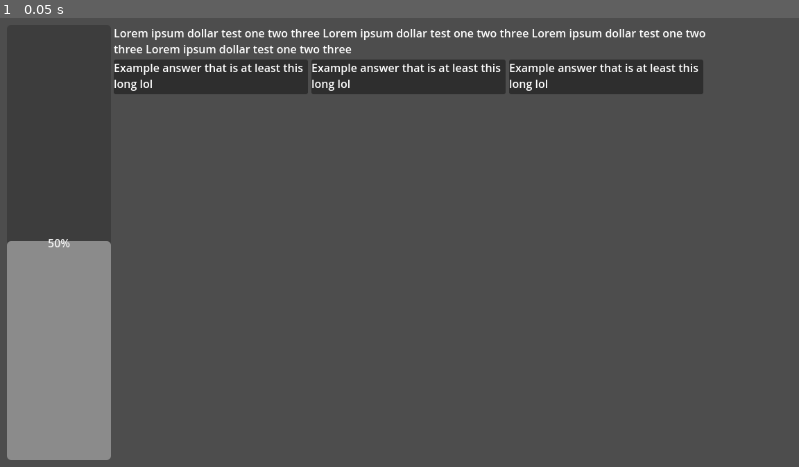
Above: before the commit, frame 1.
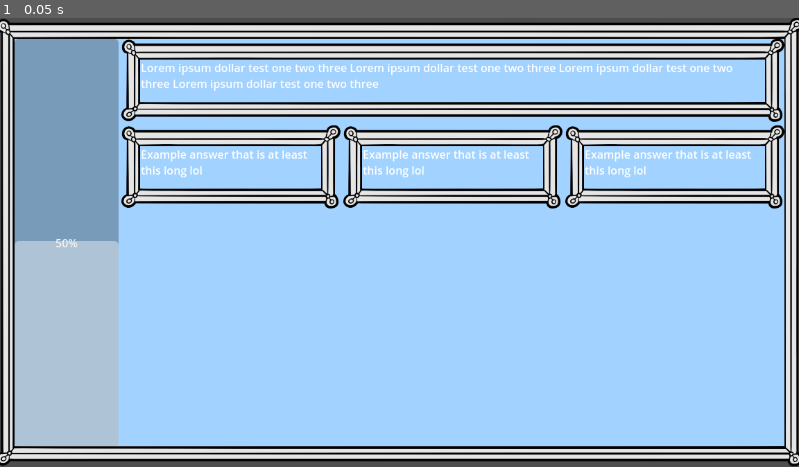
Above: after the commit, the same moment.

Repository: MayerDaniel/ggj2025_bubble_soiree
Game: Godot game, scene res://Scenes/PartyScreen/PartyScreen.tscn
The game is run twice, just before and just after one commit, with the same random seed, the same clock (stepped at 60 frames per second) and the same inputs. The project has no main scene, so this scene is started directly.
Inputs:
- Up to frame 1 (0.05 s): no input

The runs differ from the first frame. In frame 1, 95% of the frame differs, in the area x 0-100%, y 0-100%.

Commit message:
added nineslice borders and backgrounds to text boxes
All text boxes currently have the same NinePatchRect(Godot nine slice) and background texture.
TODO: swap out textures for nine slice borders and adjust margins accordingly
TODO: change backgrounds
TODO: apply passive scrolling to each text box so they automatically cycle through contents

Diff:
--- a/bubbly!/Scenes/PartyScreen/PartyScreen.tscn
+++ b/bubbly!/Scenes/PartyScreen/PartyScreen.tscn
@@ -1,7 +1,11 @@
-[gd_scene load_steps=3 format=3 uid="uid://bj0wkw86tqi2k"]
+[gd_scene load_steps=6 format=3 uid="uid://bj0wkw86tqi2k"]
 
 [ext_resource type="Script" path="res://Scenes/PartyScreen/party_screen.gd" id="1_a2gm7"]
 [ext_resource type="PackedScene" uid="uid://dnx7qe6xyj6yb" path="res://Scenes/PartyScreen/prompt_and_answers.tscn" id="1_nx1ya"]
+[ext_resource type="Texture2D" uid="uid://c1qkxjrq47pex" path="res://Resources/Images/GGJ25_BGColor.png" id="2_3twpt"]
+[ext_resource type="Texture2D" uid="uid://bq4cl1p3qncy7" path="res://Resources/Images/GGJ25_Frame.png" id="2_ms2ep"]
+
+[sub_resource type="StyleBoxEmpty" id="StyleBoxEmpty_e63nl"]
 
 [node name="PartyScreen" type="Control"]
 layout_mode = 3
@@ -12,39 +16,51 @@
 grow_vertical = 2
 script = ExtResource("1_a2gm7")
 
-[node name="TextureRect" type="TextureRect" parent="."]
+[node name="PanelContainer" type="PanelContainer" parent="."]
 layout_mode = 1
 anchors_preset = 15
 anchor_right = 1.0
 anchor_bottom = 1.0
 grow_horizontal = 2
 grow_vertical = 2
+theme_override_styles/panel = SubResource("StyleBoxEmpty_e63nl")
 
-[node name="MarginContainer" type="MarginContainer" parent="."]
-layout_mode = 1
-anchors_preset = 15
-anchor_right = 1.0
-anchor_bottom = 1.0
-grow_horizontal = 2
-grow_vertical = 2
-theme_override_constants/margin_left = 10
-theme_override_constants/margin_top = 10
-theme_override_constants/margin_right = 10
-theme_override_constants/margin_bottom = 10
-
-[node name="HBoxContainer" type="HBoxContainer" parent="MarginContainer"]
+[node name="MarginContainer" type="MarginContainer" parent="PanelContainer"]
 layout_mode = 2
 
-[node name="ProgressBar" type="ProgressBar" parent="MarginContainer/HBoxContainer"]
+[node name="NinePatchRect" type="NinePatchRect" parent="PanelContainer/MarginContainer"]
+layout_mode = 2
+texture = ExtResource("2_ms2ep")
+draw_center = false
+patch_margin_left = 27
+patch_margin_top = 30
+patch_margin_right = 28
+patch_margin_bottom = 30
+
+[node name="MarginContainer" type="MarginContainer" parent="PanelContainer/MarginContainer"]
+layout_mode = 2
+theme_override_constants/margin_left = 27
+theme_override_constants/margin_top = 30
+theme_override_constants/margin_right = 28
+theme_override_constants/margin_bottom = 30
+
+[node name="TextureRect" type="TextureRect" parent="PanelContainer/MarginContainer/MarginContainer"]
+layout_mode = 2
+texture = ExtResource("2_3twpt")
+
+[node name="HBoxContainer" type="HBoxContainer" parent="PanelContainer/MarginContainer/MarginContainer"]
+layout_mode = 2
+
+[node name="ProgressBar" type="ProgressBar" parent="PanelContainer/MarginContainer/MarginContainer/HBoxContainer"]
 custom_minimum_size = Vector2(150, 0)
 layout_mode = 2
 size_flags_vertical = 1
 value = 50.0
 fill_mode = 3
 
-[node name="BigBoard" type="VBoxContainer" parent="MarginContainer/HBoxContainer"]
+[node name="BigBoard" type="VBoxContainer" parent="PanelContainer/MarginContainer/MarginContainer/HBoxContainer"]
 layout_mode = 2
 theme_override_constants/separation = 10
 
-[node name="Prompt&Answers" parent="MarginContainer/HBoxContainer/BigBoard" instance=ExtResource("1_nx1ya")]
+[node name="Prompt&Answers" parent="PanelContainer/MarginContainer/MarginContainer/HBoxContainer/BigBoard" instance=ExtResource("1_nx1ya")]
 layout_mode = 2
--- a/bubbly!/Scenes/PartyScreen/prompt_and_answers.tscn
+++ b/bubbly!/Scenes/PartyScreen/prompt_and_answers.tscn
@@ -1,6 +1,8 @@
-[gd_scene load_steps=2 format=3 uid="uid://dnx7qe6xyj6yb"]
+[gd_scene load_steps=4 format=3 uid="uid://dnx7qe6xyj6yb"]
 
 [ext_resource type="PackedScene" uid="uid://bui47g1mffbt0" path="res://Scenes/PartyScreen/response_box.tscn" id="1_rsbs4"]
+[ext_resource type="Texture2D" uid="uid://bq4cl1p3qncy7" path="res://Resources/Images/GGJ25_Frame.png" id="1_vlqt6"]
+[ext_resource type="Texture2D" uid="uid://c1qkxjrq47pex" path="res://Resources/Images/GGJ25_BGColor.png" id="2_6t3ce"]
 
 [node name="Prompt&Answers" type="VBoxContainer"]
 
@@ -8,7 +10,27 @@
 layout_mode = 2
 size_flags_vertical = 0
 
-[node name="RichTextLabel" type="RichTextLabel" parent="PromptBox"]
+[node name="NinePatchRect" type="NinePatchRect" parent="PromptBox"]
+layout_mode = 2
+texture = ExtResource("1_vlqt6")
+draw_center = false
+patch_margin_left = 27
+patch_margin_top = 30
+patch_margin_right = 28
+patch_margin_bottom = 30
+
+[node name="MarginContainer" type="MarginContainer" parent="PromptBox"]
+layout_mode = 2
+theme_override_constants/margin_left = 28
+theme_override_constants/margin_top = 30
+theme_override_constants/margin_right = 28
+theme_override_constants/margin_bottom = 30
+
+[node name="TextureRect" type="TextureRect" parent="PromptBox/MarginContainer"]
+layout_mode = 2
+texture = ExtResource("2_6t3ce")
+
+[node name="RichTextLabel" type="RichTextLabel" parent="PromptBox/MarginContainer"]
 custom_minimum_size = Vector2(900, 0)
 layout_mode = 2
 text = "Lorem ipsum dollar test one two three Lorem ipsum dollar test one two three Lorem ipsum dollar test one two three Lorem ipsum dollar test one two three "
@@ -16,7 +38,6 @@
 
 [node name="ResponsesHFlow" type="HFlowContainer" parent="."]
 layout_mode = 2
-theme_override_constants/h_separation = 5
 last_wrap_alignment = 1
 
 [node name="ResponseBox" parent="ResponsesHFlow" instance=ExtResource("1_rsbs4")]
--- a/bubbly!/Scenes/PartyScreen/response_box.tscn
+++ b/bubbly!/Scenes/PartyScreen/response_box.tscn
@@ -1,9 +1,37 @@
-[gd_scene format=3 uid="uid://bui47g1mffbt0"]
+[gd_scene load_steps=4 format=3 uid="uid://bui47g1mffbt0"]
+
+[ext_resource type="Texture2D" uid="uid://bq4cl1p3qncy7" path="res://Resources/Images/GGJ25_Frame.png" id="1_m71t7"]
+[ext_resource type="Texture2D" uid="uid://c1qkxjrq47pex" path="res://Resources/Images/GGJ25_BGColor.png" id="2_wiye6"]
+
+[sub_resource type="StyleBoxEmpty" id="StyleBoxEmpty_4ep7i"]
 
 [node name="ResponseBox" type="PanelContainer"]
 custom_minimum_size = Vector2(200, 50)
+offset_right = 336.0
+offset_bottom = 121.0
+theme_override_styles/panel = SubResource("StyleBoxEmpty_4ep7i")
 
-[node name="RichTextLabel" type="RichTextLabel" parent="."]
-custom_minimum_size = Vector2(280, 0)
+[node name="NinePatchRect" type="NinePatchRect" parent="."]
+layout_mode = 2
+texture = ExtResource("1_m71t7")
+draw_center = false
+patch_margin_left = 27
+patch_margin_top = 30
+patch_margin_right = 28
+patch_margin_bottom = 30
+
+[node name="MarginContainer" type="MarginContainer" parent="."]
+layout_mode = 2
+theme_override_constants/margin_left = 28
+theme_override_constants/margin_top = 30
+theme_override_constants/margin_right = 28
+theme_override_constants/margin_bottom = 30
+
+[node name="TextureRect" type="TextureRect" parent="MarginContainer"]
+layout_mode = 2
+texture = ExtResource("2_wiye6")
+
+[node name="RichTextLabel" type="RichTextLabel" parent="MarginContainer"]
+custom_minimum_size = Vector2(260, 0)
 layout_mode = 2
 text = "Example answer that is at least this long lol"
